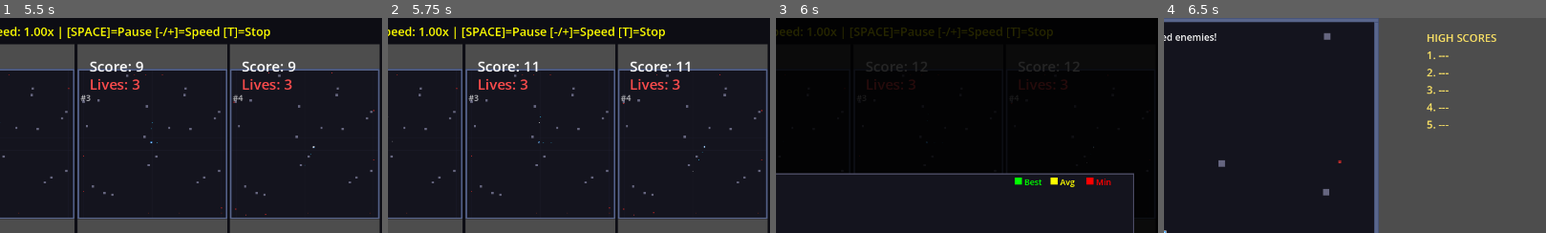
Above: before the commit, frames 1-4 (left to right).
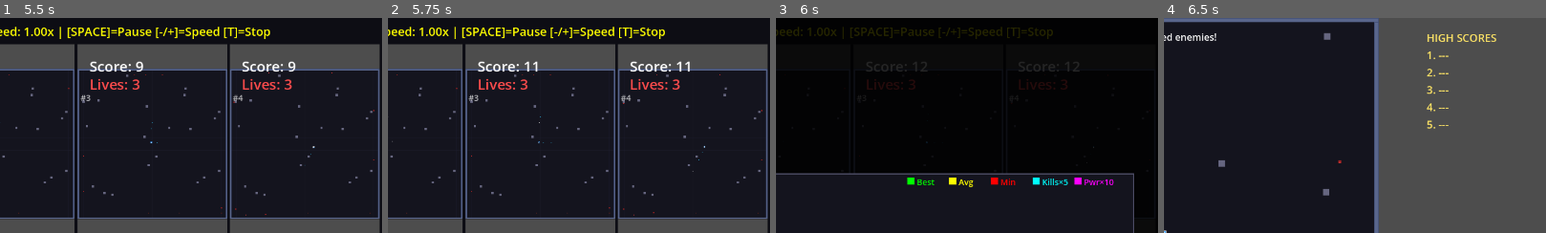
Above: after the commit, the same moments.

Repository: aryavolkan/evolve
Game: Godot game, scene res://main.tscn
Two runs of this game, one before a commit and one after it. Both use one fixed random seed, a clock stepped at 60 frames per second and the inputs below.
Inputs:
- Up to frame 1 (5.5 s): tap Enter (ui_accept) at 0.5, 0.77, 1.52, 3.02, 3.5, 3.77, 4.52 s; hold D (shoot_right) 0.53-1.28 s; hold T 0.53-1.28 s; tap Shift at 0.8, 1.35, 2.3, 2.85, 3.8, 5.3 s; hold S (shoot_down) 1.28-2.03 s; tap T at 1.55, 3.05, 4.55 s; hold D (shoot_right) 2.03-2.78 s; hold T 2.03-2.78 s; hold W (shoot_up) 2.78-3.53 s; hold P 3.53-4.28 s; hold A (shoot_left) 3.53-5.03 s; tap H at 4.35 s; hold S (shoot_down) from 5.03 s (still down); hold G from 5.03 s (still down)
- Up to frame 2 (5.75 s): keep holding S (shoot_down); keep holding G
- Up to frame 3 (6 s): release S (shoot_down) at 5.78 s; release G at 5.78 s; hold D (shoot_right) from 5.78 s (still down); tap Space at 5.85 s
- Up to frame 4 (6.5 s): keep holding D (shoot_right); tap Enter (ui_accept) at 6.02 s; tap T at 6.05 s
The pictures show only the part of the screen within x 50-100%, y 0-50%; the shares and areas given below are measured in that part.

Frames 1-2 are identical in both runs. In frame 3, 1.1% of the frame differs, in the area x 34-89%, y 74-79%; in frame 4, nothing differs.

Commit message:
Add kills and powerups tracking to training graph
- Track kills and powerups_collected in main.gd
- Accumulate per-generation totals in training_manager
- Display avg kills and powerups in generation log
- Add scaled lines to pause graph (kills×5, powerups×10)

Co-Authored-By: Claude Opus 4.5 <noreply@anthropic.com>

Diff:
--- a/main.gd
+++ b/main.gd
@@ -3,6 +3,8 @@
 var score: float = 0.0
 var lives: int = 3
 var game_over: bool = false
+var kills: int = 0
+var powerups_collected: int = 0
 var entering_name: bool = false
 var next_spawn_score: float = 50.0
 var next_powerup_score: float = 30.0
@@ -379,6 +381,7 @@
 	return Vector2.ZERO  # Failed to find valid position
 
 func _on_powerup_collected(type: String) -> void:
+	powerups_collected += 1
 	show_powerup_message(type)
 
 	# Bonus for collecting powerup
@@ -409,6 +412,7 @@
 			activate_double_points()
 
 func _on_enemy_killed(pos: Vector2, points: int = 1) -> void:
+	kills += 1
 	var multiplier = 2 if double_points_active else 1
 	var bonus = points * KILL_MULTIPLIER * multiplier  # Scale up kill rewards (pawn=10, queen=90)
 	score += bonus
--- a/training_manager.gd
+++ b/training_manager.gd
@@ -66,6 +66,12 @@
 var history_best_fitness: Array[float] = []
 var history_avg_fitness: Array[float] = []
 var history_min_fitness: Array[float] = []
+var history_avg_kills: Array[float] = []
+var history_avg_powerups: Array[float] = []
+
+# Per-generation accumulators
+var generation_total_kills: int = 0
+var generation_total_powerups: int = 0
 
 # Pause state
 var is_paused: bool = false
@@ -152,6 +158,10 @@
 	history_best_fitness.clear()
 	history_avg_fitness.clear()
 	history_min_fitness.clear()
+	history_avg_kills.clear()
+	history_avg_powerups.clear()
+	generation_total_kills = 0
+	generation_total_powerups = 0
 
 	# Hide the main game and show training arenas
 	hide_main_game()
@@ -459,6 +469,11 @@
 			# Fitness = survival time (deterministic game makes this reliable)
 			var fitness: float = eval.time
 			evolution.set_fitness(eval.index, fitness)
+
+			# Accumulate kills and powerups for this generation
+			generation_total_kills += eval.scene.kills
+			generation_total_powerups += eval.scene.powerups_collected
+
 			eval.done = true
 			evaluated_count += 1
 			active_count -= 1
@@ -542,6 +557,16 @@
 	history_avg_fitness.append(avg)
 	history_min_fitness.append(min_fit)
 
+	# Record kills and powerups averages
+	var avg_kills := float(generation_total_kills) / population_size
+	var avg_powerups := float(generation_total_powerups) / population_size
+	history_avg_kills.append(avg_kills)
+	history_avg_powerups.append(avg_powerups)
+
+	# Reset accumulators for next generation
+	generation_total_kills = 0
+	generation_total_powerups = 0
+
 	# Track stagnation based on average fitness (more robust than all-time best)
 	if avg > best_avg_fitness:
 		generations_without_improvement = 0
@@ -549,8 +574,8 @@
 	else:
 		generations_without_improvement += 1
 
-	print("Gen %3d | Best: %6.1f | Avg: %6.1f | All-time: %6.1f | Stagnant: %d/%d" % [
-		gen, best, avg, all_time_best, generations_without_improvement, stagnation_limit
+	print("Gen %3d | Best: %6.1f | Avg: %6.1f | Kills: %.1f | Powerups: %.1f | Stagnant: %d/%d" % [
+		gen, best, avg, avg_kills, avg_powerups, generations_without_improvement, stagnation_limit
 	])
 
 	# Auto-save every generation
@@ -929,7 +954,7 @@
 
 	# Legend
 	var legend = create_legend()
-	legend.position = Vector2(graph_width - 200, 5)
+	legend.position = Vector2(graph_width - 380, 5)
 	panel.add_child(legend)
 
 	# Draw the graph lines
@@ -976,6 +1001,21 @@
 
 		var min_line = create_graph_line(history_min_fitness, graph_area, min_val, max_val, Color.RED)
 		panel.add_child(min_line)
+
+		# Scale kills and powerups to be visible on same graph (multiply by 5)
+		if history_avg_kills.size() > 1:
+			var scaled_kills: Array[float] = []
+			for k in history_avg_kills:
+				scaled_kills.append(k * 5.0)
+			var kills_line = create_graph_line(scaled_kills, graph_area, min_val, max_val, Color.CYAN)
+			panel.add_child(kills_line)
+
+		if history_avg_powerups.size() > 1:
+			var scaled_powerups: Array[float] = []
+			for p in history_avg_powerups:
+				scaled_powerups.append(p * 10.0)
+			var powerups_line = create_graph_line(scaled_powerups, graph_area, min_val, max_val, Color.MAGENTA)
+			panel.add_child(powerups_line)
 	else:
 		var no_data = Label.new()
 		no_data.text = "Not enough data yet (need at least 2 generations)"
@@ -993,7 +1033,9 @@
 	var items = [
 		{"label": "Best", "color": Color.GREEN},
 		{"label": "Avg", "color": Color.YELLOW},
-		{"label": "Min", "color": Color.RED}
+		{"label": "Min", "color": Color.RED},
+		{"label": "Kills×5", "color": Color.CYAN},
+		{"label": "Pwr×10", "color": Color.MAGENTA}
 	]
 
 	var x_offset = 0
@@ -1011,7 +1053,7 @@
 		label.add_theme_color_override("font_color", item.color)
 		legend.add_child(label)
 
-		x_offset += 60
+		x_offset += 70
 
 	return legend
 
